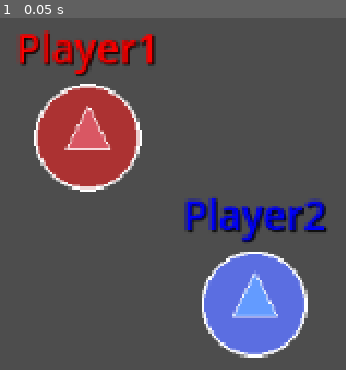
Above: before the commit, frame 1.
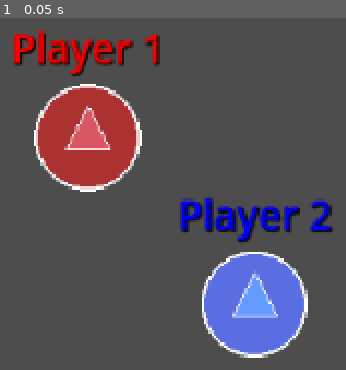
Above: after the commit, the same moment.

Repository: S2009-dev/animated-couscous
Game: Godot game, scene res://objects/scenes/world.tscn
The game is run twice, just before and just after one commit, with the same random seed, the same clock (stepped at 60 frames per second) and the same inputs.
Inputs:
- Up to frame 1 (0.05 s): no input

The runs differ from the first frame. In frame 1, 5.8% of the frame differs, in the area x 4-97%, y 3-64%.

Commit message:
refactor(players): :zap: use unique names for Sprite2D and Label

Diff:
--- a/objects/entities/player.tscn
+++ b/objects/entities/player.tscn
@@ -11,11 +11,13 @@
 metadata/_edit_group_ = true
 
 [node name="Sprite2D" type="Sprite2D" parent="."]
+unique_name_in_owner = true
 
 [node name="CollisionShape2D" type="CollisionShape2D" parent="."]
 shape = SubResource("CircleShape2D_3spw0")
 
 [node name="Label" type="Label" parent="."]
+unique_name_in_owner = true
 anchors_preset = 7
 anchor_left = 0.5
 anchor_top = 1.0
--- a/scripts/entities/player_controller.gd
+++ b/scripts/entities/player_controller.gd
@@ -2,6 +2,9 @@
 
 @export_range(1, 2) var id: int = 1 # ID (only 1 or 2)
 @export var speed: float = 400 # Walking Speed (px/s)
+
+@onready var sprite: Sprite2D = %Sprite2D
+@onready var label: Label = %Label
 
 var screen_size: Vector2
 var player_name: String # Used for sprite loading and input actions
@@ -10,9 +13,9 @@
 	screen_size = get_viewport_rect().size
 	player_name = "player" + str(id)
 
-	$Label.text = "Player" + str(id)
-	$Label.modulate = [Color(1, 0, 0), Color(0, 0, 1)][id - 1]
-	$Sprite2D.texture = load("res://assets/sprites/players/" + player_name + ".png")
+	label.text = player_name.capitalize()
+	label.modulate = [Color(1, 0, 0), Color(0, 0, 1)][id - 1]
+	sprite.texture = load("res://assets/sprites/players/" + player_name + ".png")
 
 
 func _physics_process(_delta: float) -> void:
@@ -30,7 +33,7 @@
 
 	if velocity.length() > 0:
 		velocity = velocity.normalized() * speed
-		$Sprite2D.rotation = atan2(velocity.y, velocity.x) + 90 * PI / 180
+		sprite.rotation = atan2(velocity.y, velocity.x) + 90 * PI / 180
 
 	move_and_slide()
 	position = position.clamp(Vector2.ZERO, screen_size)
